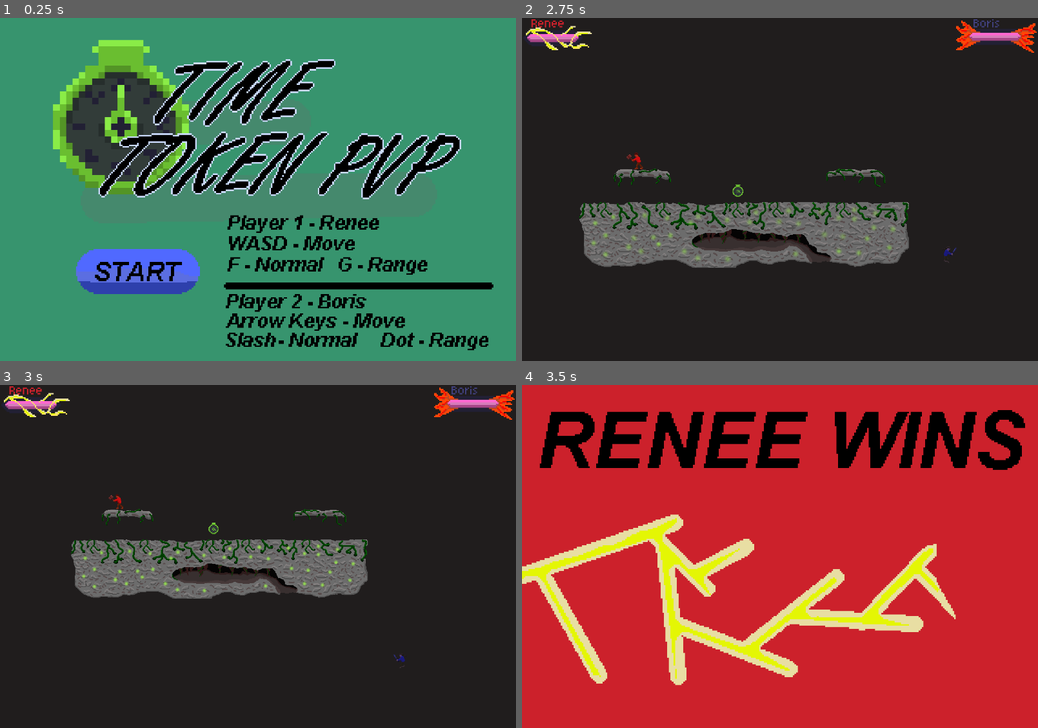
Above: before the commit, frames 1-4 (two rows, left to right).
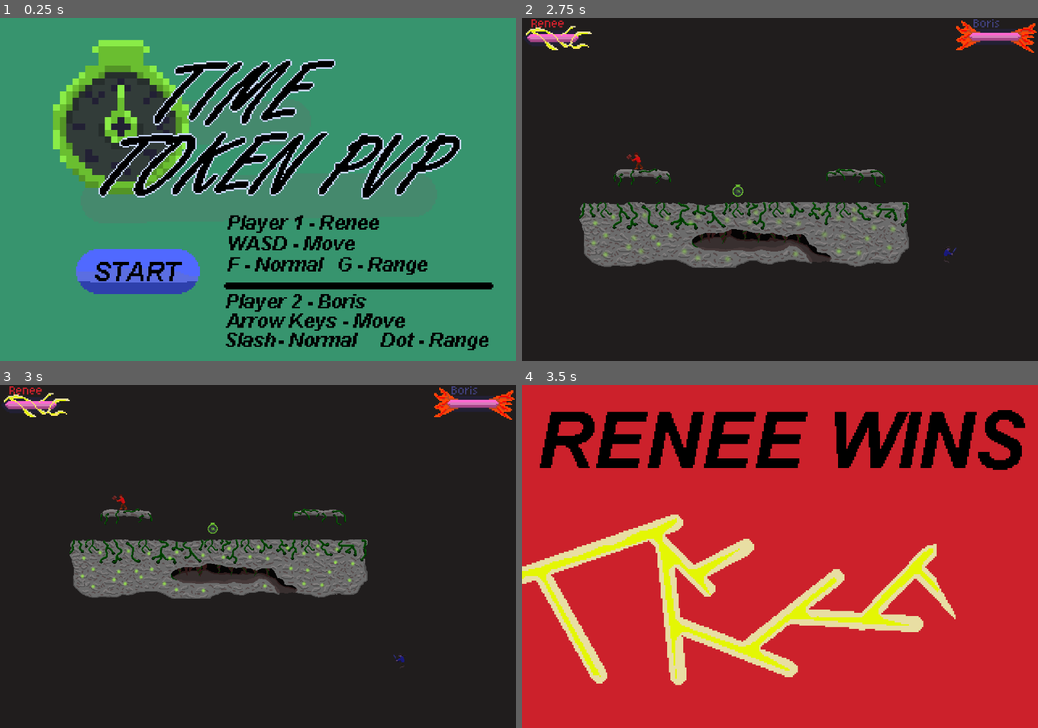
Above: after the commit, the same moments.

Repository: Justiniscoding/HavenHamilton
Game: Godot game, scene res://Scenes/menu.tscn
Two runs of this game, one before a commit and one after it. Both use one fixed random seed, a clock stepped at 60 frames per second and the inputs below. Sound files missing from this copy of the repository are replaced by a short silence.
Inputs (mouse positions are in pixels of both pictures, inside the frame that each line leads up to):
- Up to frame 1 (0.25 s): no input
- Up to frame 2 (2.75 s): click (661, 271) at 0.5 s; tap Enter (Set1) at 1.25, 1.35 s; hold Right (right1) from 1.28 s (still down); tap S (down2) at 2.1 s
- Up to frame 3 (3 s): release Right (right1) at 2.78 s; hold Left (left1) from 2.78 s (still down); tap A (left2) at 2.85 s
- Up to frame 4 (3.5 s): keep holding Left (left1)

Frames 1-2 are identical in both runs. In frame 3, 2.1% of the frame differs, in the area x 13-79%, y 31-83%; in frame 4, nothing differs.

Commit message:
create working room system

Diff:
--- /dev/null
+++ b/Scenes/MultiplayerMenu.tscn
@@ -0,0 +1,68 @@
+[gd_scene format=3 uid="uid://cp5k2j4nvva14"]
+
+[ext_resource type="Script" uid="uid://h8kmugccp3ge" path="res://Scripts/multiplayer_menu.gd" id="1_l6mum"]
+
+[node name="MultiplayerMenu" type="Node2D" unique_id=1508407445]
+script = ExtResource("1_l6mum")
+
+[node name="GUI" type="Control" parent="." unique_id=1198971980]
+layout_mode = 3
+anchors_preset = 0
+offset_right = 384.0
+offset_bottom = 256.0
+
+[node name="Title" type="Label" parent="GUI" unique_id=1213085249]
+layout_mode = 1
+anchors_preset = 5
+anchor_left = 0.5
+anchor_right = 0.5
+offset_left = -44.5
+offset_right = 44.5
+offset_bottom = 23.0
+grow_horizontal = 2
+text = "Multiplayer"
+
+[node name="VBoxContainer" type="VBoxContainer" parent="GUI" unique_id=1739803088]
+layout_mode = 1
+anchors_preset = 6
+anchor_left = 1.0
+anchor_top = 0.5
+anchor_right = 1.0
+anchor_bottom = 0.5
+offset_left = -40.0
+offset_top = -20.0
+offset_bottom = 20.0
+grow_horizontal = 0
+grow_vertical = 2
+
+[node name="CreatRoom" type="Button" parent="GUI/VBoxContainer" unique_id=1661132674]
+layout_mode = 2
+text = "Create room"
+
+[node name="VBoxContainer2" type="VBoxContainer" parent="GUI" unique_id=2106351828]
+layout_mode = 0
+offset_right = 40.0
+offset_bottom = 40.0
+
+[node name="Label" type="Label" parent="GUI/VBoxContainer2" unique_id=1592779834]
+layout_mode = 2
+text = "Username:"
+
+[node name="LineEdit" type="LineEdit" parent="GUI/VBoxContainer2" unique_id=144369879]
+layout_mode = 2
+placeholder_text = "..."
+
+[node name="OpenRooms" type="VBoxContainer" parent="GUI" unique_id=437505555]
+layout_mode = 1
+anchors_preset = 4
+anchor_top = 0.5
+anchor_bottom = 0.5
+offset_top = -20.0
+offset_right = 99.0
+offset_bottom = 20.0
+grow_vertical = 2
+
+[node name="Label" type="Label" parent="GUI/OpenRooms" unique_id=1764372138]
+layout_mode = 2
+size_flags_horizontal = 4
+text = "Open Rooms"
--- /dev/null
+++ b/Scenes/MultiplayerRoom.tscn
@@ -0,0 +1,25 @@
+[gd_scene format=3 uid="uid://c5lp7qhpspyv7"]
+
+[ext_resource type="Script" uid="uid://dv2q0od4oxe8u" path="res://Scenes/multiplayer_room.gd" id="1_b7c7a"]
+
+[node name="Multiplayer Room" type="Control" unique_id=1256445016]
+layout_mode = 3
+anchors_preset = 15
+anchor_right = 1.0
+anchor_bottom = 1.0
+grow_horizontal = 2
+grow_vertical = 2
+script = ExtResource("1_b7c7a")
+
+[node name="VBoxContainer" type="VBoxContainer" parent="." unique_id=1120488911]
+layout_mode = 0
+offset_right = 40.0
+offset_bottom = 40.0
+
+[node name="Label" type="Label" parent="VBoxContainer" unique_id=1294417698]
+layout_mode = 2
+text = "Justin's Room"
+
+[node name="Button" type="Button" parent="VBoxContainer" unique_id=1349827729]
+layout_mode = 2
+text = "Join"
--- /dev/null
+++ b/Scenes/multiplayer_room.gd
@@ -0,0 +1,10 @@
+extends Control
+
+var callback: Callable
+
+func init(username: String, joinCallback: Callable) -> void:
+	$VBoxContainer/Label.text = username + "'s Room"
+	callback = joinCallback
+
+func _ready() -> void:
+	$VBoxContainer/Button.connect("pressed", callback)
--- a/Scripts/global.gd
+++ b/Scripts/global.gd
@@ -8,9 +8,63 @@
 var playerNumber
 var player2Number
 
+var isMultiplayer = true
+var socket: WebSocketPeer
+
+func _ready() -> void:
+	set_process(false)
+	Global.on("message", func(text, othermessage):
+		print("Received message: " + text)
+		print("also got: " + othermessage))
+	init_multiplayer()
+
 func remove_hp(playerNum: int, amount: int) -> void:
 	if playerNum == 1:
 		p1hp -= amount
 	else:
 		p2hp -= amount
 	emit_signal("hpChange", playerNum, amount)
+
+func init_multiplayer():
+	isMultiplayer = true
+
+	socket = WebSocketPeer.new()
+
+	var error = socket.connect_to_url("ws://Justins-Macbook-Air.local:8080")
+
+	if error == OK:
+		print("connected to websocket")
+		set_process(true)
+	else:
+		push_error("error coneccting to websocket")
+
+var events = {}
+
+func on(event_name: String, callback: Callable):
+	if events.has(event_name):
+		events[event_name].push_back(callback)
+	else:
+		events[event_name] = [
+			callback
+		]
+
+func emit(event_name: String, ...params):
+	var text = event_name
+	for param in params:
+		text += "\n" + param
+	socket.send_text(text)
+
+func _process(_delta: float) -> void:
+	socket.poll()
+	var state = socket.get_ready_state()
+
+	if state == WebSocketPeer.STATE_OPEN:
+		while socket.get_available_packet_count():
+			var packet = socket.get_packet()
+			if socket.was_string_packet():
+				var content = packet.get_string_from_utf8().split("\n")
+				var title = content[0]
+
+				if events[title]:
+					for callback in events[title]:
+						callback.callv(content.slice(1))
--- /dev/null
+++ b/Scripts/multiplayer_menu.gd
@@ -0,0 +1,19 @@
+extends Node2D
+
+const multiplayerRoomScene = preload("res://Scenes/MultiplayerRoom.tscn")
+
+func createRoom() -> void:
+	var room_name = $GUI/VBoxContainer2/LineEdit.text
+	Global.emit("createRoom", room_name)
+
+func joinRoom(name) -> void:
+	print("here")
+	print(name)
+
+func _ready() -> void:
+	$GUI/VBoxContainer/CreatRoom.connect("pressed", createRoom)
+
+	Global.on("createRoom", func(room_name):
+		var multiplayerRoom = multiplayerRoomScene.instantiate()
+		multiplayerRoom.init(room_name, joinRoom)
+		$GUI/OpenRooms.add_child(multiplayerRoom))
--- a/Scripts/player.gd
+++ b/Scripts/player.gd
@@ -14,8 +14,6 @@
 var doubleJumpSize = jump * 0.75
 
 var canDoubleJump = false
-
-var socket = WebSocketPeer.new()
 
 var pnum
 
@@ -90,6 +88,8 @@
 var inputNum = str(1)
 var inNum = 1
 
+var ignoreInputs := false
+
 class otherPlayer:
 	var pos: Vector2
 	var facing: int
@@ -98,34 +98,29 @@
 	pnum = str(playerNumber)
 
 
-	if(name == "Player") :
-		inputNum = str(1)
-		inNum = 1
-		print(Global.playerNumber)
-		playerNumber = Global.playerNumber
+	if Global.multiplayer:
+		if name == "Player":
+			pnum = "1"
+		else:
+			ignoreInputs = true
+			pnum = "2"
 	else:
-		inputNum = str(2)
-		inNum = 2
-		playerNumber = Global.player2Number
-
-	pnum = str(playerNumber)
+		if name == "Player":
+			inputNum = str(1)
+			inNum = 1
+			playerNumber = Global.playerNumber
+		else:
+			inputNum = str(2)
+			inNum = 2
+			playerNumber = Global.player2Number
+
+		pnum = str(playerNumber)
 
 
 	# fixes shader param issue
 	$AnimatedSprite2D.material = $AnimatedSprite2D.material.duplicate()
 
 	$AnimatedSprite2D.play("idle" + pnum)
-
-
-
-
-
-	var error = socket.connect_to_url("ws://localhost:8080")
-
-	if error == OK:
-		print("connected to websocket")
-	else:
-		push_error("error connecting to websocket")
 
 func getCollider():
 	if $Weapon.has_overlapping_bodies():
@@ -222,34 +217,25 @@
 
 var isJumping = false
 
-func _process(_delta: float) -> void:
-	socket.poll()
-	var state = socket.get_ready_state()
-
-	if state == WebSocketPeer.STATE_OPEN:
-		while socket.get_available_packet_count():
-			var packet = socket.get_packet()
-			if socket.was_string_packet():
-				print(packet.get_string_from_utf8())
-
 func _physics_process(delta: float) -> void:
-	startup.update(delta)
-	end.update(delta)
-	active.update(delta)
-	stun.update(delta)
-
-	if(name == "Player") :
+	if not ignoreInputs:
+		startup.update(delta)
+		end.update(delta)
+		active.update(delta)
+		stun.update(delta)
+
+	if name == "Player":
 		modulate = Color8(100, 100, 255)
 	else:
 		modulate = Color8(255, 100, 100, 255)
 
 
-	if stun.can():
+	if stun.can() and not ignoreInputs:
 		fight()
 
 	var direction = Input.get_axis("left" + inputNum, "right" + inputNum) * speed
 
-	if not stun.can():
+	if not stun.can() or ignoreInputs:
 		direction = 0
 
 	if not is_on_floor():
@@ -281,7 +267,7 @@
 		$Weapon.position.x = -4
 
 
-	if Input.is_action_just_pressed("up" + inputNum):
+	if Input.is_action_just_pressed("up" + inputNum) and not ignoreInputs:
 		if is_on_floor():
 			isJumping = true
 			$AnimatedSprite2D.play("jump" + pnum)
Not shown, changed: index.ts
